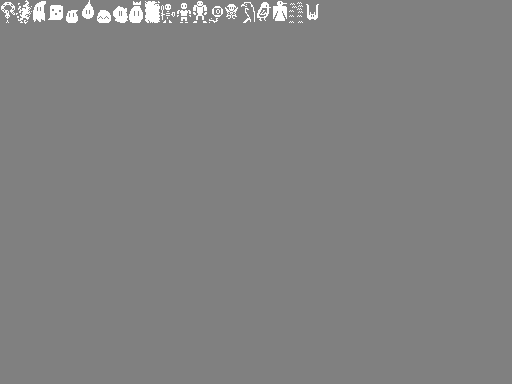
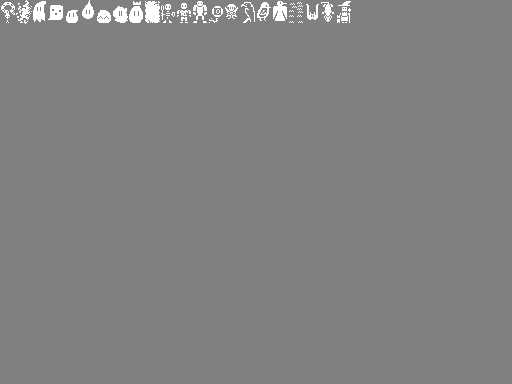
Comparing the layer stacks of the two w=512, h=384 images. Changes:
painted on "Background" over [182,1,351,23]
